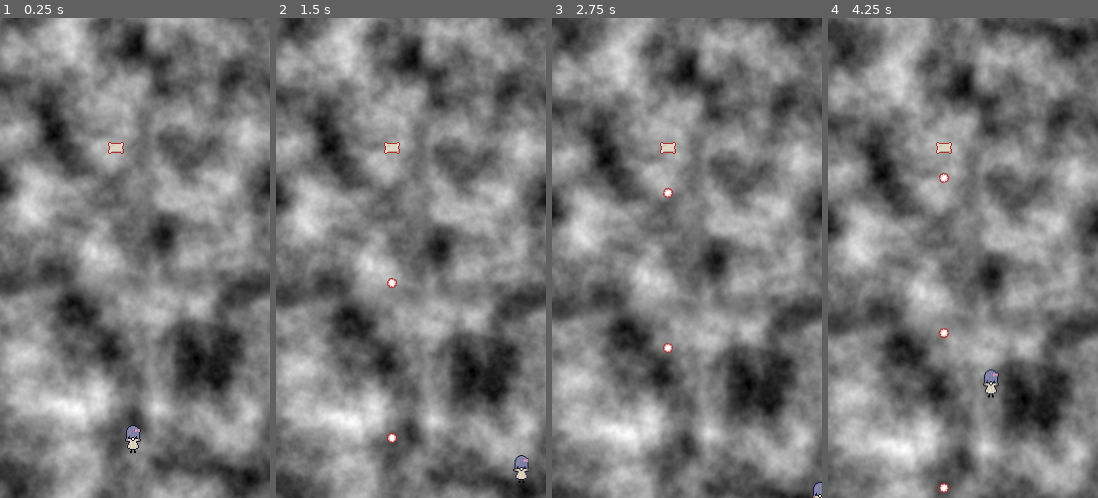
Above: before the commit, frames 1-4 (left to right).
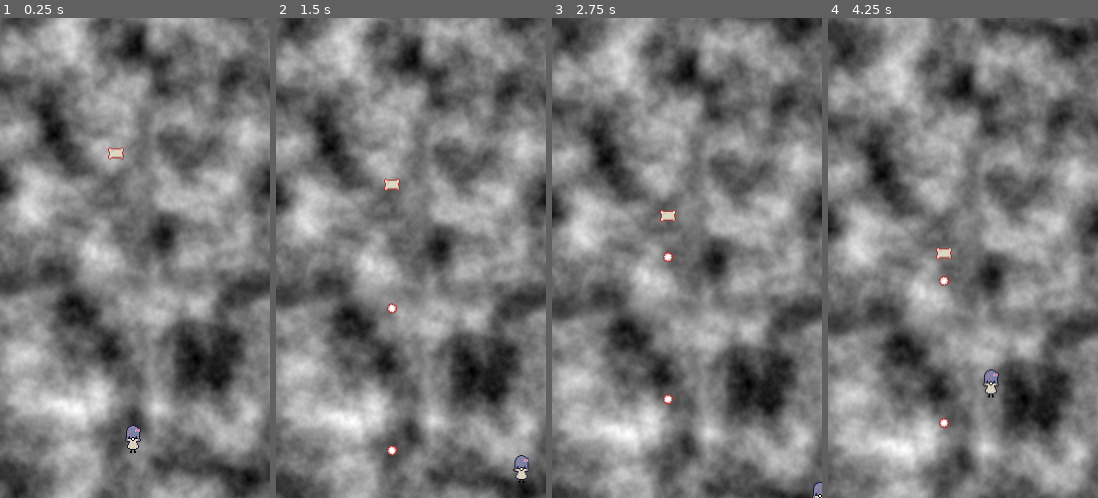
Above: after the commit, the same moments.

Repository: gnamikawa/PillowPugilist
Game: Godot game, scene res://scenes/game_manager.tscn
The game is run twice, just before and just after one commit, with the same random seed, the same clock (stepped at 60 frames per second) and the same inputs.
Inputs:
- Up to frame 1 (0.25 s): no input
- Up to frame 2 (1.5 s): hold Right (movement_right) 0.53-1.28 s; tap Space at 0.77 s; hold Down (movement_down) from 1.28 s (still down)
- Up to frame 3 (2.75 s): tap Space at 1.52 s; release Down (movement_down) at 2.03 s; hold Right (movement_right) from 2.03 s (still down)
- Up to frame 4 (4.25 s): release Right (movement_right) at 2.78 s; hold Up (movement_up) 2.78-3.53 s; tap Space at 3.02, 3.77 s; hold Left (movement_left) from 3.53 s (still down)

The runs differ from the first frame. In frame 1, 0.2% of the frame differs, in the area x 40-46%, y 25-30%; in frame 2, 0.5%; in frame 3, 0.5%; in frame 4, 0.6%, in the area x 40-46%, y 25-99%.

Commit message:
ITS WOOOOORKIIING

Diff:
--- a/scripts/enemy.gd
+++ b/scripts/enemy.gd
@@ -2,10 +2,11 @@
 
 extends CharacterBody2D
 
-@export var movement_pattern: MovementPattern
+@export var movement_pattern: MovementPattern = MovementPattern.DOWN
+@export var speed = 25
 
 enum MovementPattern {
-	SIDEWAYS
+	DOWN
 }
 
 func _physics_process(delta):
@@ -18,3 +19,7 @@
 				position,
 				true
 			)
+
+	match movement_pattern:
+		MovementPattern.DOWN:
+			position.y += speed * delta
